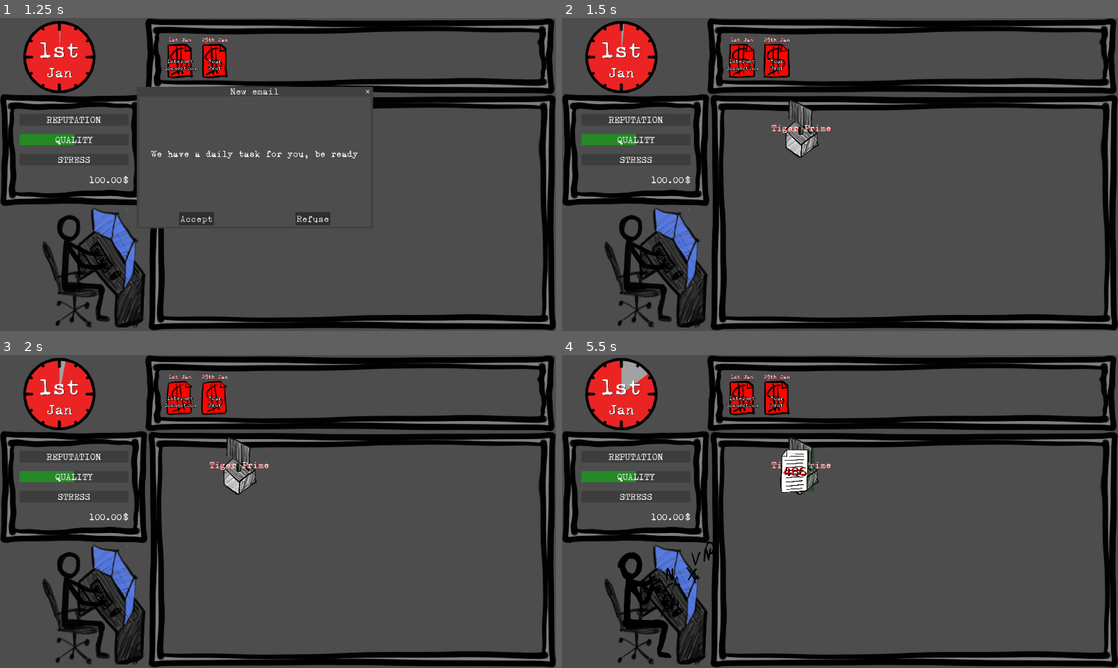
Above: before the commit, frames 1-4 (two rows, left to right).
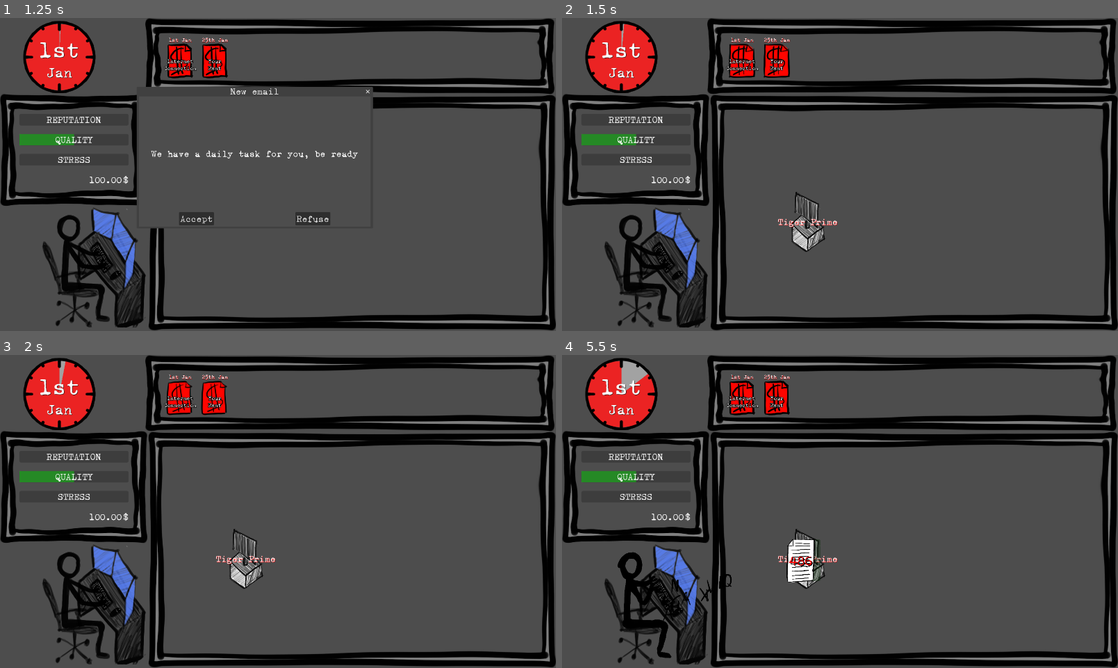
Above: after the commit, the same moments.

Repository: ildede/game-off-2025
Game: Godot game, scene res://scenes/ui/start_screen/start.tscn
Two runs of this game, one before a commit and one after it. Both use one fixed random seed, a clock stepped at 60 frames per second and the inputs below.
Inputs (mouse positions are in pixels of both pictures, inside the frame that each line leads up to; where the layout moved, square brackets give the same spot in the first picture):
- Up to frame 1 (1.25 s): click "START" at 0.5 s
- Up to frame 2 (1.5 s): click "Accept" at 1.25 s
- Up to frame 3 (2 s): no input
- Up to frame 4 (5.5 s): click (806, 558) [801, 464] at 2 s; click (806, 558) [801, 464] at 2.75 s; click (806, 558) [801, 464] at 3.5 s; move the mouse to (962, 495) at 4.27 s; click (962, 495) at 4.42 s; drag from (728, 527) to (662, 602) at 5.02 s

Frame 1 is identical in both runs. In frame 2, 1.3% of the frame differs, in the area x 37-50%, y 26-75%; in frame 3, 1.3%; in frame 4, 2.1%, in the area x 17-50%, y 26-85%.

Commit message:
fix: better positioning of clients

Diff:
--- a/scenes/ui/main_screen/main.gd
+++ b/scenes/ui/main_screen/main.gd
@@ -96,8 +96,8 @@
 	print("[MAIN] add_new_client_to_scene")
 	var client: ClientScene = client_scene.instantiate()
 	var client_position = Vector2(
-		randi_range($WorldPanel.position[0], $WorldPanel.position[0]+$WorldPanel.size[0]),
-		randi_range($WorldPanel.position[1], $WorldPanel.position[1]+$WorldPanel.size[1])
+		randi_range($WorldPanel.position[0]+140, $WorldPanel.position[0]+$WorldPanel.size[0]-140),
+		randi_range($WorldPanel.position[1]+110, $WorldPanel.position[1]+$WorldPanel.size[1]-110)
 	)
 	var translator_position = $Translator.global_position
 	client.initialize(client_position, translator_position, client_info)
